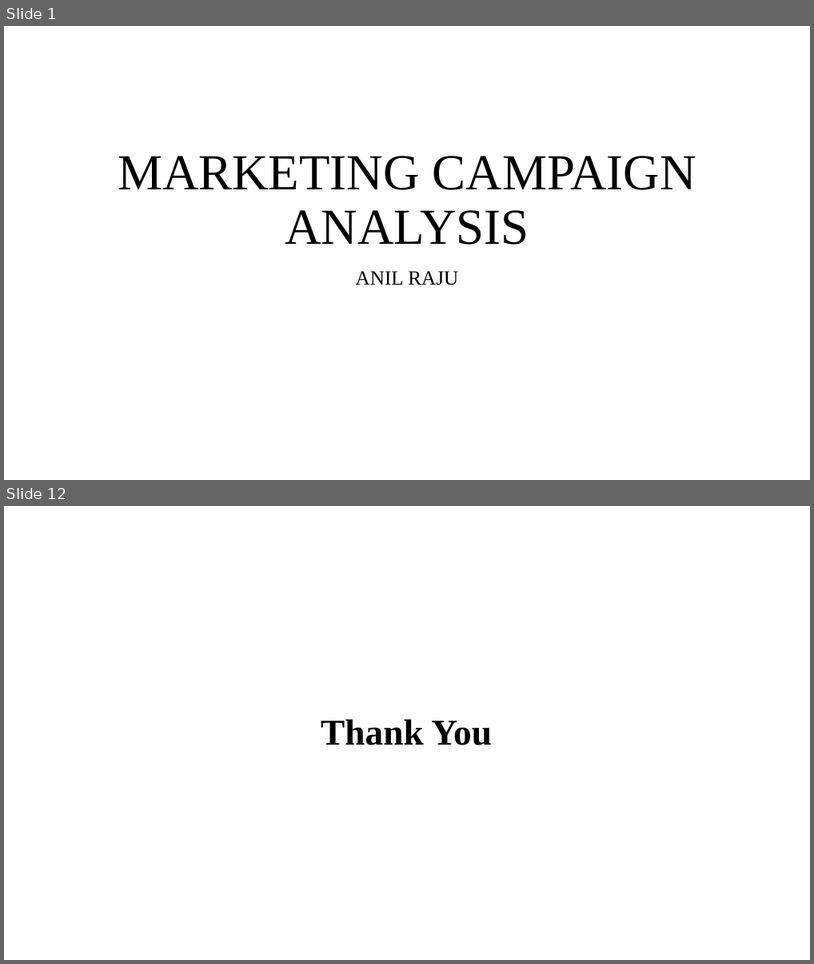
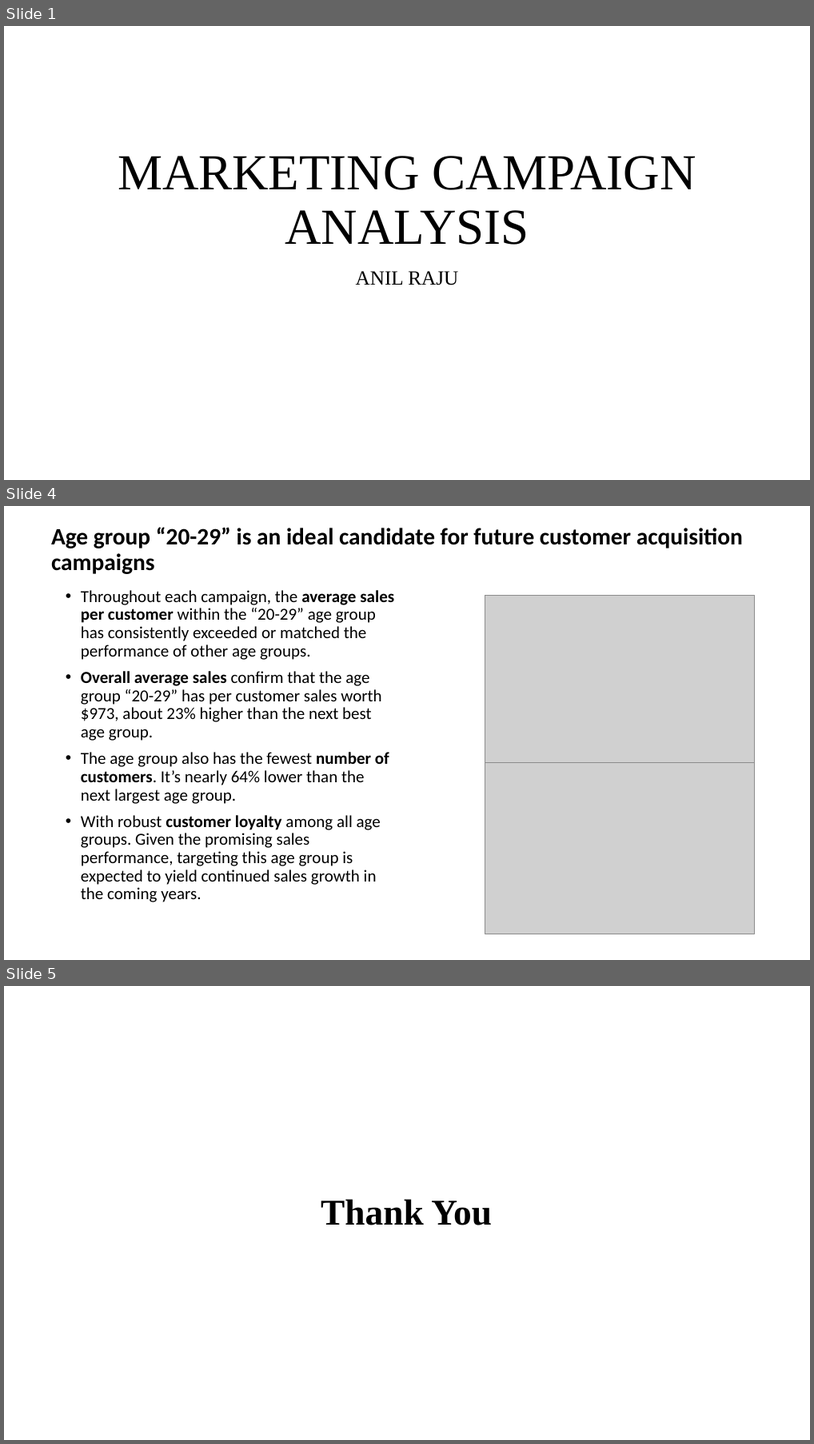
Before and after one commit to anil023/Excel_Store-Marketing-Campaign-Dashboard, a slide deck: Store Marketing Campaign Analysis.pptx. Shown one above the other, each under a label of ours: slides 1 and 12 before the commit, slides 1, 4 and 5 after it; the slides between them are not shown. The pictures are 814x964 and 814x1444 pixels, drawn with LibreOffice and Linux fonts; fonts in the diff are those of the drawing; grey boxes stand for pictures. Boxes give left, top, right and bottom in pixels: in the first picture for what was removed or moved away, otherwise in the second. Text is boxed around its words. In the diff, an @@ line names an element or a change of style, - is before the commit and + after.

```diff
--- a/Store Marketing Campaign Analysis.pptx
+++ b/Store Marketing Campaign Analysis.pptx
@@ slide 4 added at (4, 506, 810, 960), background #FFFFFF @@
@@ title added at (51, 527, 743, 574), 28 pt, text #000000, bold @@
+Age group “20-29” is an ideal candidate for future customer acquisition campaigns
@@ text added at (81, 590, 394, 902), 20 pt, text #000000 @@
+• Throughout each campaign, the average sales per customer within the “20-29” age group has consistently exceeded or matched the performance of other age groups.
+• Overall average sales confirm that the age group “20-29” has per customer sales worth $973, about 23% higher than the next best age group.
+• The age group also has the fewest number of customers. It’s nearly 64% lower than the next largest age group.
+• With robust customer loyalty among all age groups. Given the promising sales performance, targeting this age group is expected to yield continued sales growth in the coming years.
@@ picture added at (485, 596, 754, 763) @@
@@ picture added at (485, 763, 754, 934) @@
@@ what was slide 12 is now slide 5 @@
```
Also in this commit, not shown: 1 slide changed, 2 other slides added, 2 slides removed, 1 other file.
